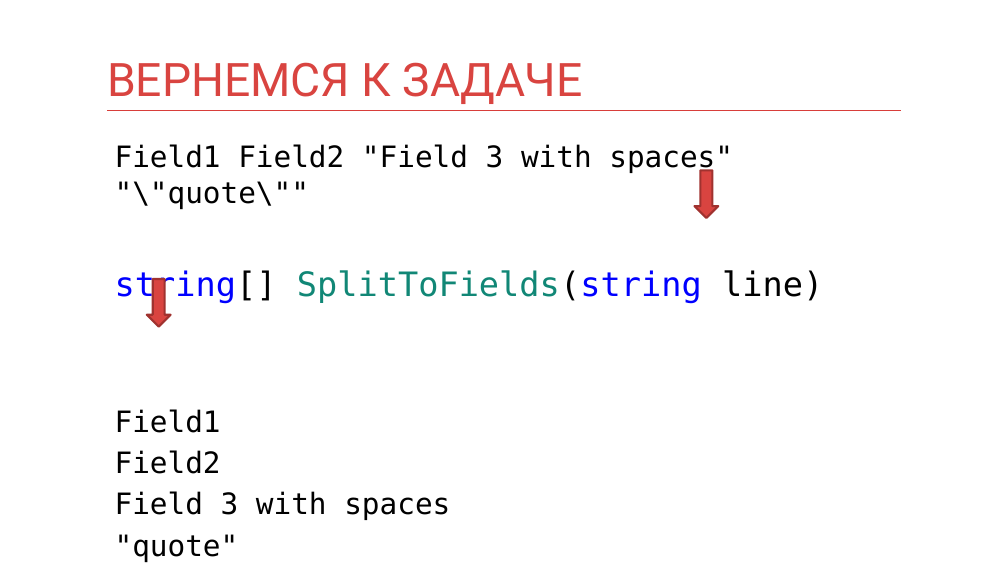
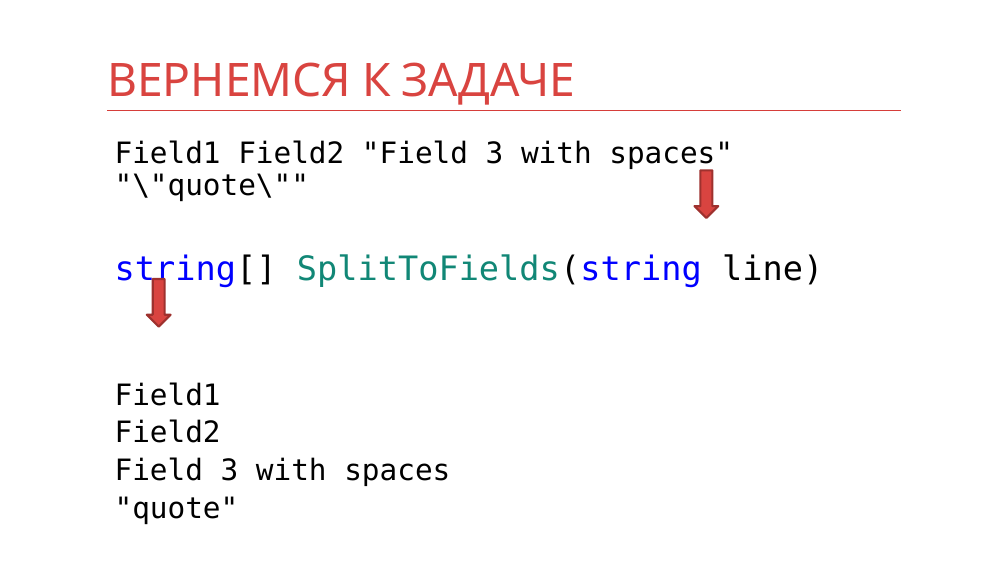
Before and after one commit to kontur-courses/clean-code, a slide deck: slide 21 of clean-code.pptx. Drawn at 1008x567 pixels with LibreOffice and Linux fonts; fonts in the diff are those of the drawing. Boxes give left, top, right and bottom in pixels: in the first picture for what was removed or moved away, otherwise in the second. Text is boxed around its words. In the diff, an @@ line names an element or a change of style, - is before the commit and + after.

```diff
--- a/clean-code.pptx
+++ b/clean-code.pptx
@@ title "ВЕРНЕМСЯ К ЗАДАЧЕ" at (107,62,576,105): font Roboto to Karla @@
@@ text "Field1 Field2 "Field 3 with ..." at (115,140,823,524): line spacing 1 to 0.9; less space between paragraphs @@
@@ down arrow at (695,170,718,218): outline #A1322F 2 pt to #9E312E 2 pt; proportions changed @@
@@ down arrow at (147,279,170,327): outline #A1322F 2 pt to #9E312E 2 pt; proportions changed @@
```
Also in this commit, not shown: 75 other slides changed, 7 slides added, 3 other files.
